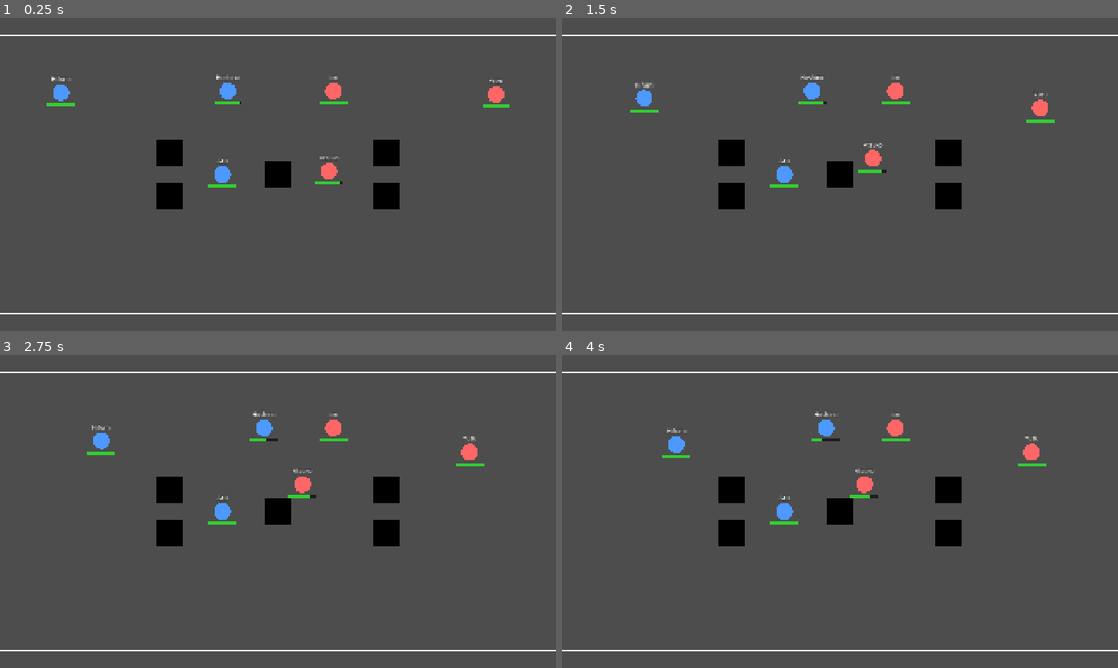
Above: before the commit, frames 1-4 (two rows, left to right).
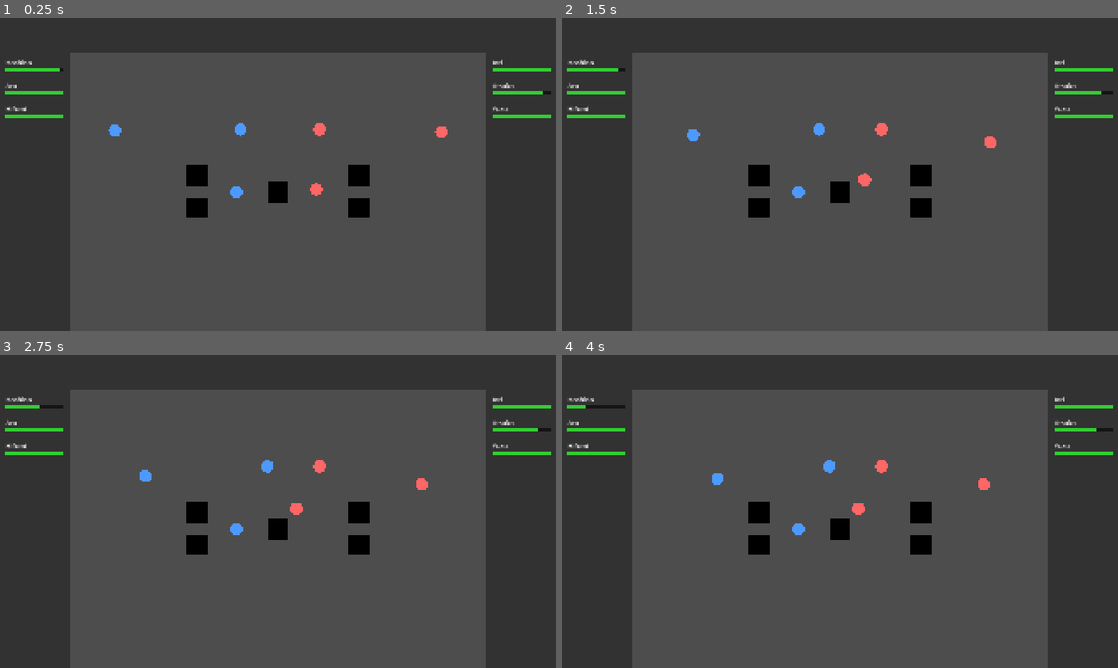
Above: after the commit, the same moments.

Repository: Soranohato/BA-Auto-Sim-GameVer
Game: Godot game, scene res://test.tscn
Two runs of this game, one before a commit and one after it. Both use one fixed random seed, a clock stepped at 60 frames per second and the inputs below.
Inputs:
- Up to frame 1 (0.25 s): no input
- Up to frame 2 (1.5 s): tap Enter at 0.5 s; tap 1 at 0.6 s; tap Space at 0.77, 1.25 s; tap 2 at 1.35 s
- Up to frame 3 (2.75 s): tap Space at 1.52 s; tap Enter at 2 s; tap 1 at 2.1 s
- Up to frame 4 (4 s): tap 2 at 2.85 s; tap Space at 3.02, 3.5, 3.77 s; tap 1 at 3.6 s

The runs differ from the first frame. In frame 1, 38% of the frame differs, in the area x 0-100%, y 0-100%; in frame 2, 39%; in frame 3, 39%; in frame 4, 39%.

Commit message:
UI changes so it looks kinda cool

Diff:
--- a/battle_sim/grid_config.gd
+++ b/battle_sim/grid_config.gd
@@ -15,8 +15,17 @@
 # Screen space in PIXELS -- this is used by the visual layer and only via the
 # 3 functions below
 const DESIGN_SIZE := Vector2(1920.0, 1080.0) # needs to match viewport
-const CELL_SIZE := 96.0 # GRID_WIDTH x VIEWPORT_WIDTH
-const GRID_ORIGIN := Vector2(0.0, (1080.0 - GRID_HEIGHT * CELL_SIZE) / 2.0)
+
+#HUD regions
+const SIDE_PANEL_WIDTH := 240.0
+const TOP_BAR_HEIGHT := 120.0
+
+# grid sized to fit between side panels
+const CELL_SIZE := (1920.0 - 2.0 * SIDE_PANEL_WIDTH) / GRID_WIDTH
+
+# grid sits between side panels and centered vertically below top bar
+const GRID_ORIGIN := Vector2(
+	SIDE_PANEL_WIDTH, TOP_BAR_HEIGHT + (1080.0 - TOP_BAR_HEIGHT - GRID_HEIGHT * CELL_SIZE) / 2.0)
 
 # grid postion -> screen position
 static func to_screen(p: Vector2) -> Vector2:
@@ -29,6 +38,17 @@
 # grid unit length -> pixel length
 static func px(grid_units: float) -> float:
 	return grid_units * CELL_SIZE
+
+# HUD in screen pixels
+static func top_bar_rect() -> Rect2:
+	return Rect2(0.0, 0.0, DESIGN_SIZE.x, TOP_BAR_HEIGHT)
+
+static func left_panel_rect() -> Rect2:
+	return Rect2(0.0, TOP_BAR_HEIGHT, SIDE_PANEL_WIDTH, DESIGN_SIZE.y - TOP_BAR_HEIGHT)
+
+static func right_panel_rect() -> Rect2:
+	return Rect2(DESIGN_SIZE.x - SIDE_PANEL_WIDTH, TOP_BAR_HEIGHT,
+		SIDE_PANEL_WIDTH, DESIGN_SIZE.y - TOP_BAR_HEIGHT)
 
 # actual grid function
 static func assign_positions(team: Array[Character], side: String) -> void:
--- /dev/null
+++ b/battle_sim/hud_view.gd
@@ -0,0 +1,60 @@
+# Side panels and top bar
+
+class_name HudView
+extends Node2D
+
+const PANEL_COLOR := Color(0, 0, 0, 0.35)
+const BAR_BG_COLOR := Color(0, 0, 0, 0.6)
+const BAR_COLOR := Color.LIME_GREEN
+const TEXT_COLOR := Color.WHITE
+
+const PANEL_PADDING := 20.0
+const ROW_HEIGHT := 56.0
+const ROW_GAP := 24.0
+const NAME_FONT_SIZE := 22
+const BAR_HEIGHT := 14.0
+const BAR_GAP := 10.0
+const DOWNED_ALPHA := 0.35
+
+var state: BattleState
+
+func setup(state_in: BattleState) -> void:
+	state = state_in
+
+func _process(_delta: float) -> void:
+	queue_redraw()
+
+func _draw() -> void:
+	if state == null:
+		return
+	_draw_team_panel(GridConfig.left_panel_rect(), state.team_a)
+	_draw_team_panel(GridConfig.right_panel_rect(), state.team_b)
+	_draw_top_bar()
+
+func _draw_team_panel(rect: Rect2, team: Array[Character]) -> void:
+	draw_rect(rect, PANEL_COLOR)
+
+	var font := ThemeDB.fallback_font
+	var inner_w := rect.size.x - PANEL_PADDING * 2.0
+
+	for i in team.size():
+		var unit := team[i]
+		var alpha := 1.0 if unit.is_alive() else DOWNED_ALPHA
+		var row_y := rect.position.y + PANEL_PADDING + i * (ROW_HEIGHT + ROW_GAP)
+		var x := rect.position.x + PANEL_PADDING
+
+		# name
+		var text_color := Color(TEXT_COLOR, alpha)
+		draw_string(font, Vector2(x, row_y + NAME_FONT_SIZE), unit.char_name,
+			HORIZONTAL_ALIGNMENT_LEFT, inner_w, NAME_FONT_SIZE, text_color)
+
+		# hp bar, fill only, no numbers
+		var bar_pos := Vector2(x, row_y + NAME_FONT_SIZE + BAR_GAP)
+		var frac := float(unit.hp) / float(unit.max_hp)
+		draw_rect(Rect2(bar_pos, Vector2(inner_w, BAR_HEIGHT)), BAR_BG_COLOR)
+		draw_rect(Rect2(bar_pos, Vector2(inner_w * frac, BAR_HEIGHT)), Color(BAR_COLOR, alpha))
+
+# Intentionally empty for now
+# EX meter goes here, plus space for the portrait cut-in + ability name
+func _draw_top_bar() -> void:
+	draw_rect(GridConfig.top_bar_rect(), PANEL_COLOR)
--- a/visuals/battle_view.gd
+++ b/visuals/battle_view.gd
@@ -45,6 +45,10 @@
 		add_child(unit)
 		unit.setup(character)
 
+	var hud := HudView.new()
+	add_child(hud)
+	hud.setup(state)
+
 func _unhandled_input(event: InputEvent) -> void:
 	if event is InputEventKey:
 		if event.pressed and event.keycode == KEY_SPACE:
--- a/visuals/character_view.gd
+++ b/visuals/character_view.gd
@@ -16,38 +16,13 @@
 const NAME_FONT_SIZE := 20
 
 var character: Character
-var name_label: Label
 
 func setup(c: Character) -> void:
 	character = c
 	position = GridConfig.to_screen(character.pos)
-	_build_labels()
-
-func _build_labels() -> void:
-	name_label = _make_label()
-	name_label.text = character.char_name
-	add_child(name_label)
-
-	var width := GridConfig.px(LABEL_WIDTH_UNITS)
-	name_label.add_theme_font_size_override("font_size", NAME_FONT_SIZE)
-	name_label.size.x = width
-	name_label.size.y = name_label.get_minimum_size().y
-	name_label.position = Vector2(
-		-width / 2.0,
-		-GridConfig.px(RADIUS_UNITS * 2.0 + LABEL_GAP_UNITS))
-
-func _make_label() -> Label:
-	var label := Label.new()
-	label.horizontal_alignment = HORIZONTAL_ALIGNMENT_CENTER
-	label.add_theme_color_override("font_color", Color.WHITE)
-	label.add_theme_color_override("font_outline_color", Color.BLACK)
-	label.add_theme_constant_override("outline_size", 4)  # keeps text readable over the grid
-	return label
 
 func _process(_delta: float) -> void:
 	position = GridConfig.to_screen(character.pos)
-	# Fade everything when downed.
-	name_label.modulate.a = 1.0 if character.is_alive() else 0.35
 	queue_redraw()
 
 func _draw() -> void:
@@ -55,11 +30,3 @@
 	var color_use := COLOR_A if character.side == "A" else COLOR_B
 	var radius := GridConfig.px(RADIUS_UNITS)
 	draw_circle(Vector2.ZERO, radius, color_use)
-
-	# HP bar
-	var bar_w := GridConfig.px(HP_BAR_WIDTH_UNITS)
-	var bar_h := GridConfig.px(HP_BAR_HEIGHT_UNITS)
-	var bar_pos := Vector2(-bar_w / 2.0, radius + GridConfig.px(HP_BAR_GAP_UNITS))
-	var frac := float(character.hp) / float(character.max_hp)
-	draw_rect(Rect2(bar_pos, Vector2(bar_w, bar_h)), Color(0, 0, 0, 0.6))
-	draw_rect(Rect2(bar_pos, Vector2(bar_w * frac, bar_h)), Color.LIME_GREEN)
Not shown, added: battle_sim/hud_view.gd.uid
